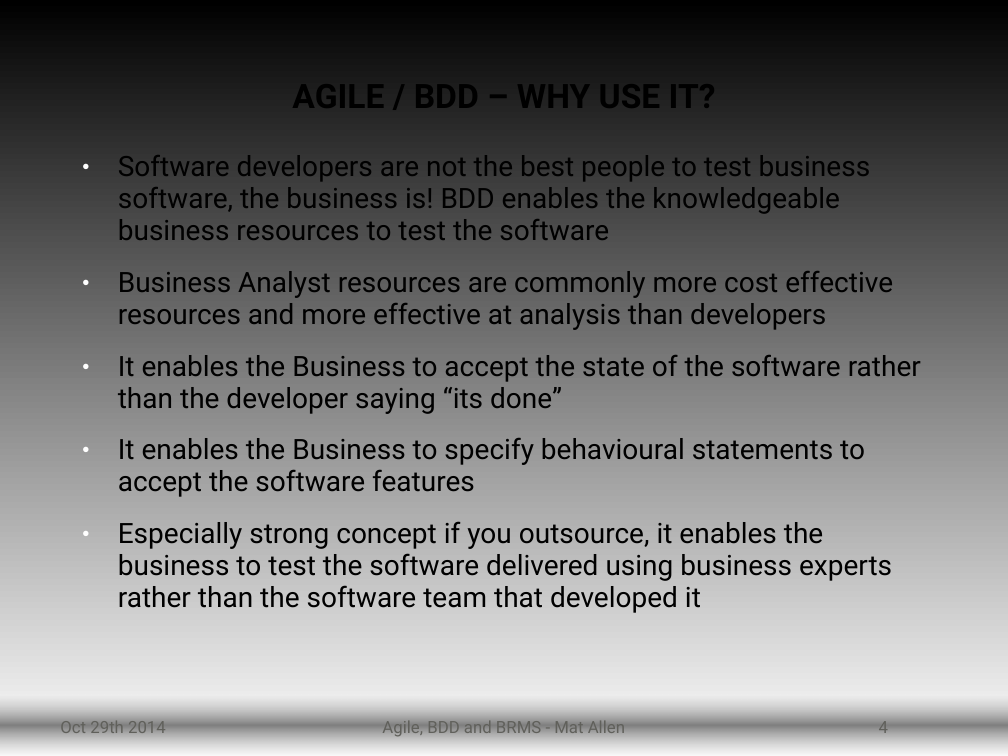
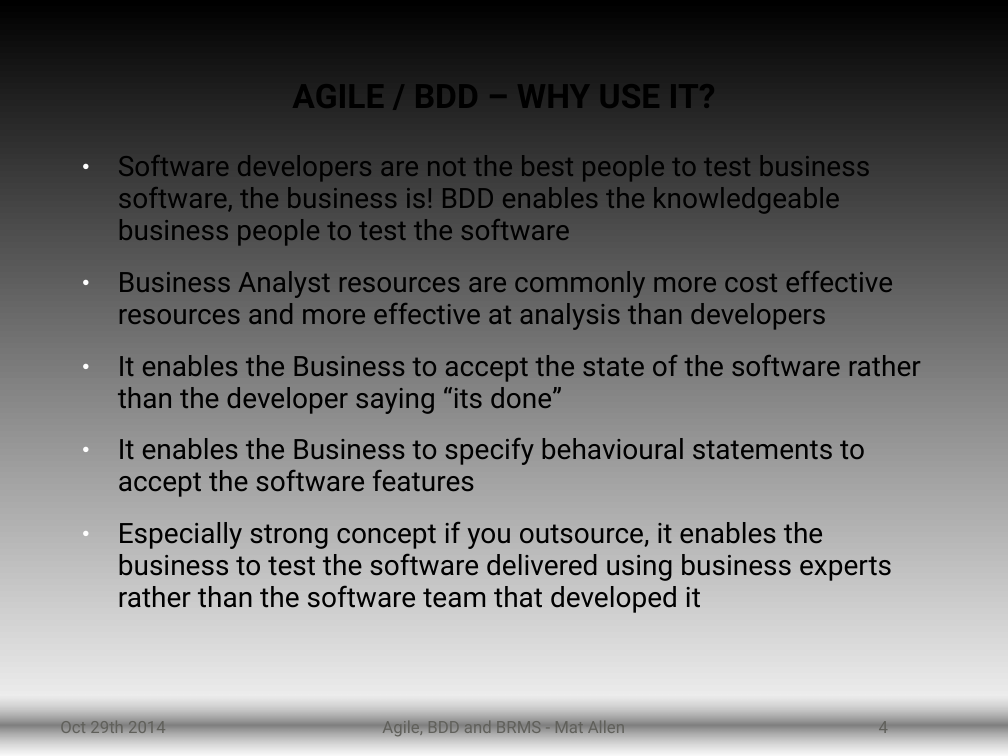
Before and after one commit to matallen/acceptance-brms6-quickstart, a slide deck: slide 4 of documentation/What_Why_and_How_of_BRMS_Agile_and_BDD.odp. Drawn at 1008x756 pixels with LibreOffice and Linux fonts; fonts in the diff are those of the drawing; background and template pictures are left out. Boxes give left, top, right and bottom in pixels: in the first picture for what was removed or moved away, otherwise in the second. Text is boxed around its words. In the diff, an @@ line names an element or a change of style, - is before the commit and + after.

```diff
--- a/documentation/What_Why_and_How_of_BRMS_Agile_and_BDD.odp
+++ b/documentation/What_Why_and_How_of_BRMS_Agile_and_BDD.odp
@@ text at bbox=[118, 155, 871, 246]: text changed @@
-● Software developers are not the best people to test business software, the business is! BDD enables the knowledgeable business resources to test the software
+● Software developers are not the best people to test business software, the business is! BDD enables the knowledgeable business people to test the software
```
Also in this commit, not shown: 13 other files.
